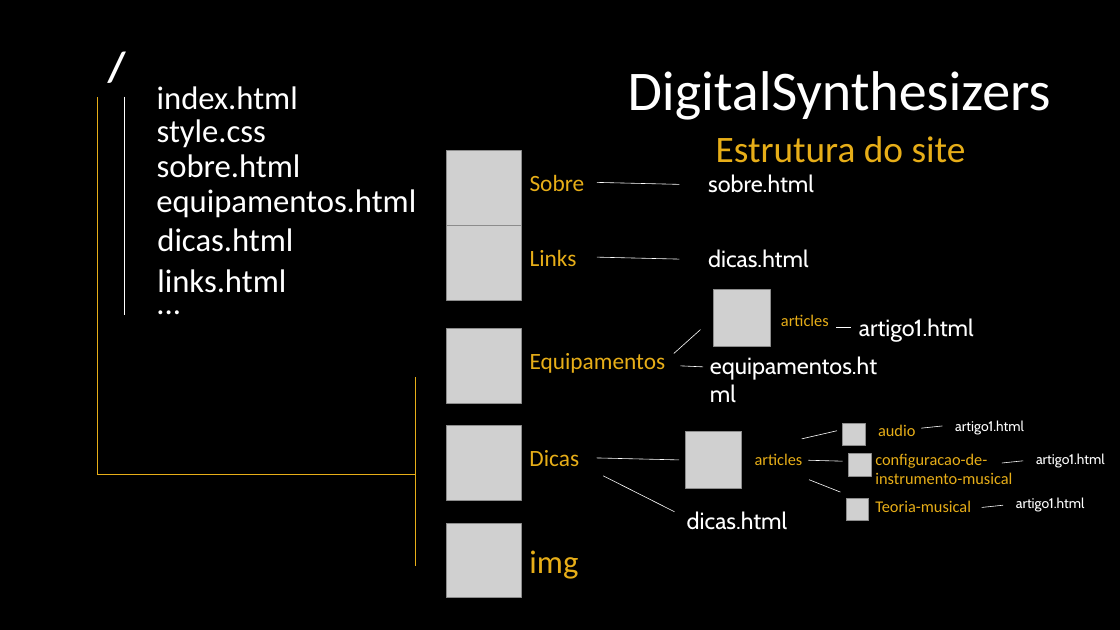
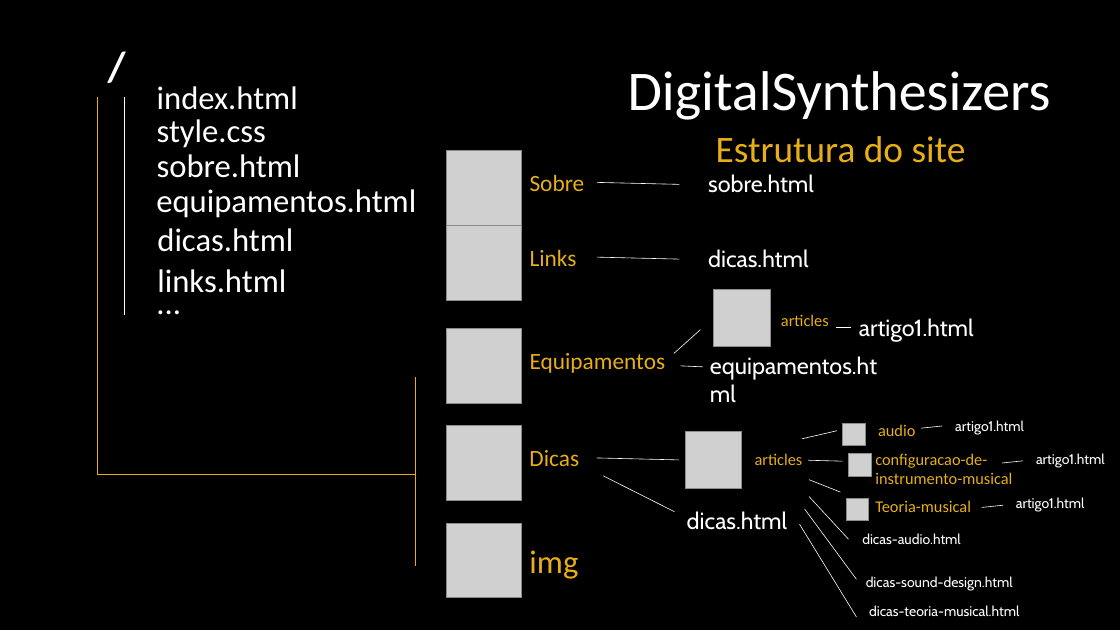
Before and after one commit to Lucas-Santos-Da-Silva/DigitalSynthesizers, a slide deck: slide 1 of doc/estrutura.pptx. Drawn at 1120x630 pixels with LibreOffice and Linux fonts; fonts in the diff are those of the drawing; grey boxes stand for pictures. Boxes give left, top, right and bottom in pixels: in the first picture for what was removed or moved away, otherwise in the second. Text is boxed around its words. In the diff, an @@ line names an element or a change of style, - is before the commit and + after.

```diff
--- a/doc/estrutura.pptx
+++ b/doc/estrutura.pptx
@@ line added from (857, 580) to (805, 509), #FFFFFF 0.5 pt @@
@@ line added from (849, 539) to (809, 497), #FFFFFF 0.5 pt @@
@@ line added from (857, 618) to (800, 524), #FFFFFF 0.5 pt @@
@@ text added at box(862, 533, 961, 544), 12 pt, text #FFFFFF @@
+dicas-audio.html
@@ text added at box(866, 576, 1013, 591), 12 pt, text #FFFFFF @@
+dicas-sound-design.html
@@ text added at box(869, 605, 1019, 616), 12 pt, text #FFFFFF @@
+dicas-teoria-musical.html
```
Also in this commit, not shown: 13 other files.
